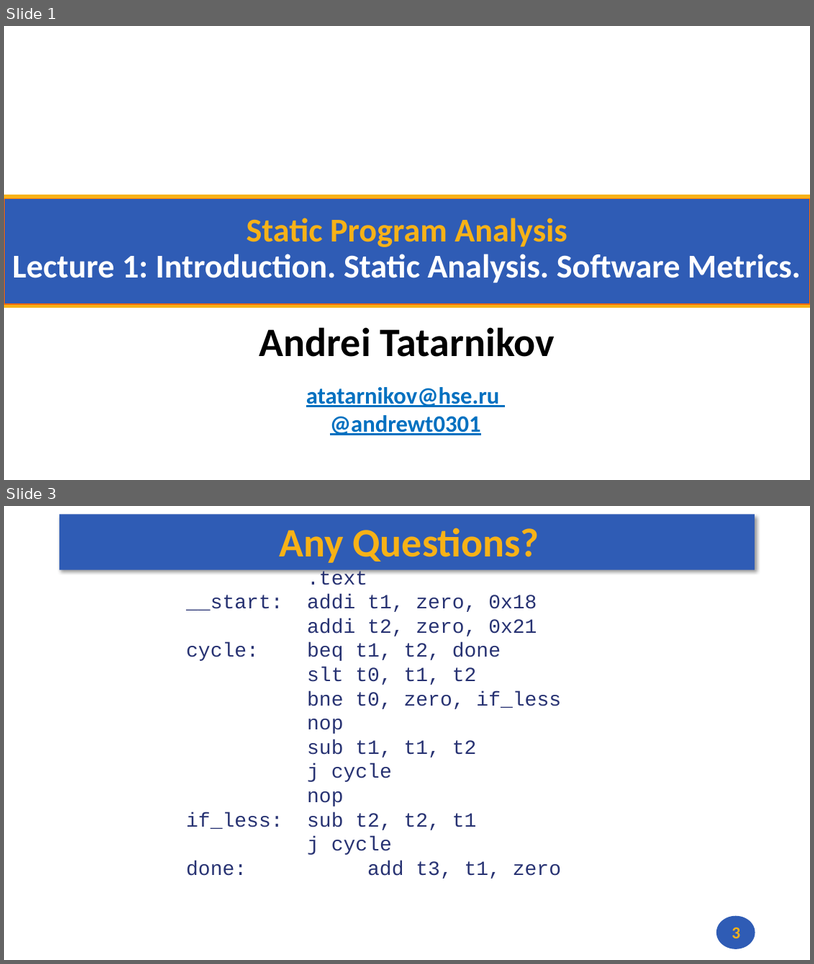
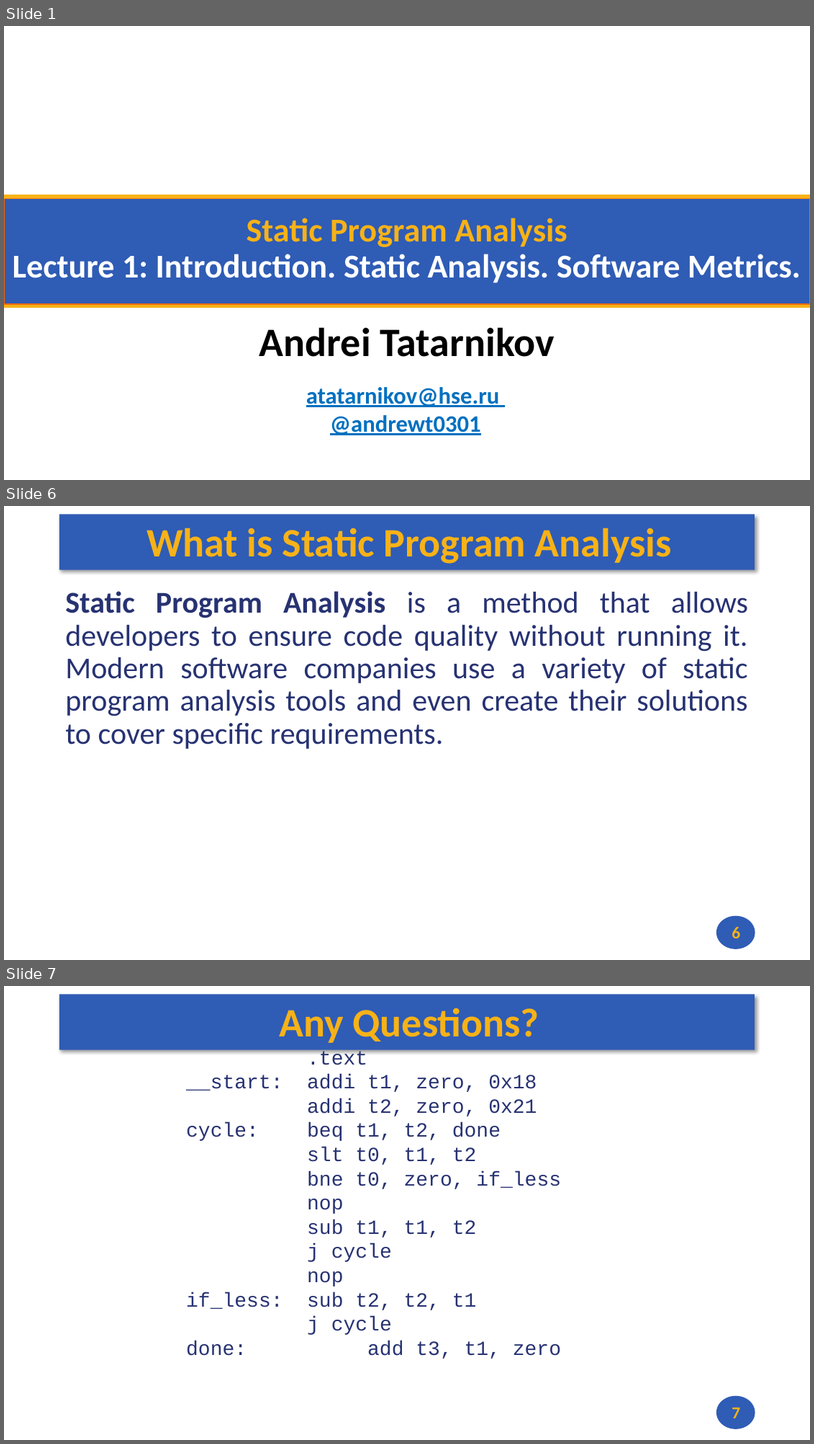
Before and after one commit to andrewt0301/static-analysis-course, a slide deck: docs/lectures/01/slides_01.pptx. Shown one above the other, each under a label of ours: slides 1 and 3 before the commit, slides 1, 6 and 7 after it; the slides between them are not shown. The pictures are 814x964 and 814x1444 pixels, drawn with LibreOffice and Linux fonts; fonts in the diff are those of the drawing; background and template pictures are left out. Boxes give left, top, right and bottom in pixels: in the first picture for what was removed or moved away, otherwise in the second. Text is boxed around its words. In the diff, an @@ line names an element or a change of style, - is before the commit and + after.

```diff
--- a/docs/lectures/01/slides_01.pptx
+++ b/docs/lectures/01/slides_01.pptx
@@ slide 6 added at (x1=4, y1=506, x2=810, y2=960), background #FFFFFF; not listed: 2 template elements that a slide beside it also shows @@
@@ title added at (x1=147, y1=528, x2=672, y2=564), 48 pt, text #F7B217, bold @@
+What is Static Program Analysis
@@ text added at (x1=65, y1=591, x2=748, y2=749), 36 pt, text #273272 @@
+Static Program Analysis is a method that allows developers to ensure code quality without running it. Modern software companies use a variety of static program analysis tools and even create their solutions to cover specific requirements.
@@ page number added at (x1=732, y1=926, x2=741, y2=938), 20 pt, text #F7B217, bold @@
+6
@@ what was slide 3 is now slide 7 @@
@@ page number at (x1=732, y1=1407, x2=741, y2=1418): text changed @@
-3
+7
```
Also in this commit, not shown: 4 other slides added, 1 slide removed, 2 other files.
